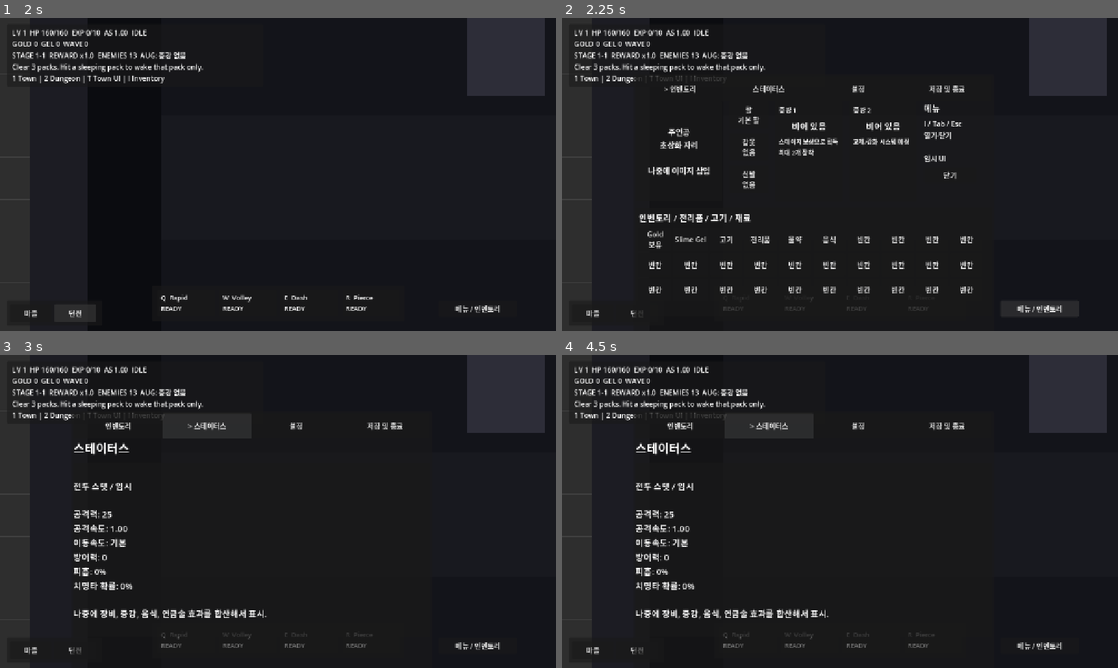
Above: before the commit, frames 1-4 (two rows, left to right).
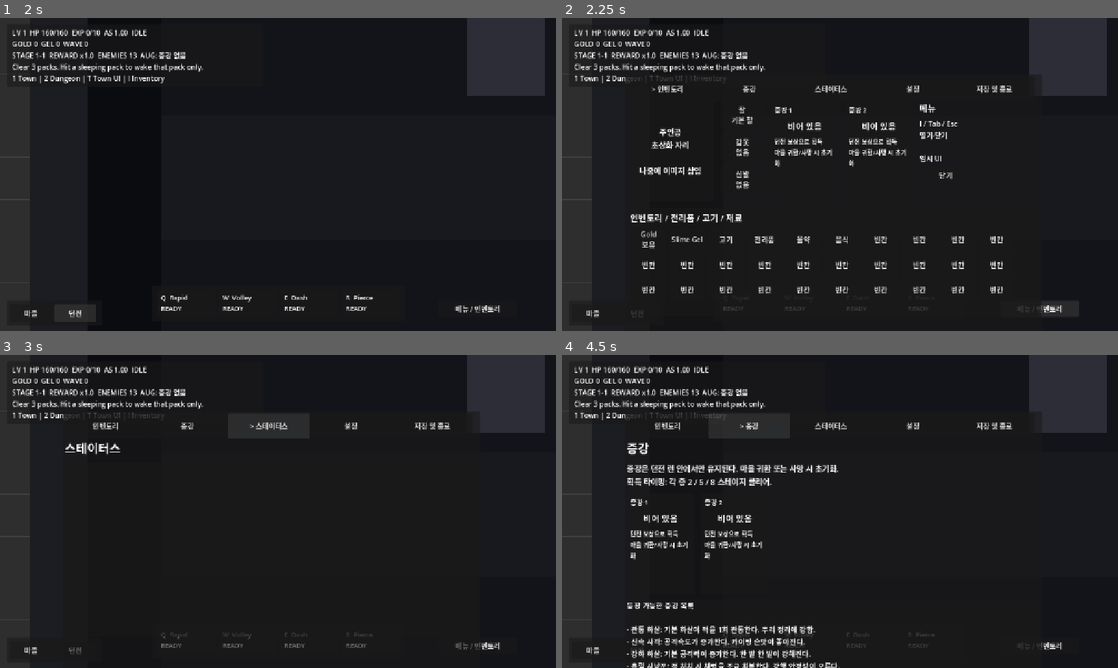
Above: after the commit, the same moments.

Repository: danyoon0760/last-archer
Game: Godot game, scene res://scenes/Main.tscn
Two runs of this game, one before a commit and one after it. Both use one fixed random seed, a clock stepped at 60 frames per second and the inputs below.
Inputs (mouse positions are in pixels of both pictures, inside the frame that each line leads up to):
- Up to frame 1 (2 s): click "마을" at 0.5 s; click "던전" at 1.25 s
- Up to frame 2 (2.25 s): click "메뉴 / 인벤토리" at 2 s
- Up to frame 3 (3 s): click "스테이터스" at 2.75 s
- Up to frame 4 (4.5 s): click "인벤토리" at 3.5 s; click (751, 426) at 4.25 s, where only the run after the commit has a clickable "증강"

Frame 1 is identical in both runs. In frame 2, 5.4% of the frame differs, in the area x 11-87%, y 18-96%; in frame 3, 2.5%; in frame 4, 6.2%, in the area x 11-87%, y 18-100%.
Error in both runs: Invalid call. Nonexistent 'float' constructor. (res://scripts/augment_manager.gd:195)

Commit message:
Add separate augment tab and live equipment status display

Diff:
--- a/scripts/inventory_overlay.gd
+++ b/scripts/inventory_overlay.gd
@@ -8,11 +8,11 @@
 var player: Node
 var game_manager: Node
 var stage_run_manager: Node
+var equipment_manager: Node
+var augment_manager: Node
 
 func _ready() -> void:
-	player = get_tree().get_first_node_in_group("player")
-	game_manager = get_tree().get_first_node_in_group("game_manager")
-	stage_run_manager = get_tree().get_first_node_in_group("stage_run_manager")
+	refresh_refs()
 	build_ui()
 	set_panel_visible(false)
 
@@ -20,6 +20,13 @@
 	if event is InputEventKey and event.pressed and not event.echo:
 		if event.keycode == KEY_I or event.keycode == KEY_TAB or event.keycode == KEY_ESCAPE:
 			set_panel_visible(not panel.visible)
+
+func refresh_refs() -> void:
+	player = get_tree().get_first_node_in_group("player")
+	game_manager = get_tree().get_first_node_in_group("game_manager")
+	stage_run_manager = get_tree().get_first_node_in_group("stage_run_manager")
+	equipment_manager = get_tree().get_first_node_in_group("equipment_manager")
+	augment_manager = get_tree().get_first_node_in_group("augment_manager")
 
 func build_ui() -> void:
 	open_button = Button.new()
@@ -30,8 +37,8 @@
 	add_child(open_button)
 
 	panel = PanelContainer.new()
-	panel.position = Vector2(165, 130)
-	panel.custom_minimum_size = Vector2(830, 620)
+	panel.position = Vector2(145, 130)
+	panel.custom_minimum_size = Vector2(960, 620)
 	add_child(panel)
 
 	var outer_margin := MarginContainer.new()
@@ -48,7 +55,7 @@
 	build_tabs(main_column)
 
 	tab_content = VBoxContainer.new()
-	tab_content.custom_minimum_size = Vector2(810, 520)
+	tab_content.custom_minimum_size = Vector2(940, 520)
 	tab_content.add_theme_constant_override("separation", 14)
 	main_column.add_child(tab_content)
 
@@ -60,6 +67,7 @@
 	parent.add_child(row)
 
 	add_tab_button(row, "inventory", "인벤토리")
+	add_tab_button(row, "augment", "증강")
 	add_tab_button(row, "status", "스테이터스")
 	add_tab_button(row, "settings", "설정")
 	add_tab_button(row, "save", "저장 및 종료")
@@ -67,7 +75,7 @@
 func add_tab_button(parent: Control, tab_id: String, text: String) -> void:
 	var button := Button.new()
 	button.text = text
-	button.custom_minimum_size = Vector2(205, 58)
+	button.custom_minimum_size = Vector2(188, 58)
 	button.pressed.connect(_on_tab_pressed.bind(tab_id))
 	parent.add_child(button)
 	tab_buttons[tab_id] = button
@@ -77,12 +85,15 @@
 		child.queue_free()
 
 func show_tab(tab_id: String) -> void:
+	refresh_refs()
 	current_tab = tab_id
 	clear_tab_content()
 	update_tab_button_texts()
 	match tab_id:
 		"inventory":
 			build_inventory_tab()
+		"augment":
+			build_augment_tab()
 		"status":
 			build_status_tab()
 		"settings":
@@ -93,6 +104,7 @@
 func update_tab_button_texts() -> void:
 	var labels := {
 		"inventory": "인벤토리",
+		"augment": "증강",
 		"status": "스테이터스",
 		"settings": "설정",
 		"save": "저장 및 종료"
@@ -100,9 +112,9 @@
 	for key in tab_buttons.keys():
 		var button: Button = tab_buttons[key]
 		if key == current_tab:
-			button.text = "> " + labels[key]
+			button.text = "> " + str(labels[key])
 		else:
-			button.text = labels[key]
+			button.text = str(labels[key])
 
 func build_inventory_tab() -> void:
 	var top_row := HBoxContainer.new()
@@ -111,10 +123,8 @@
 
 	build_portrait_block(top_row)
 	build_equipment_block(top_row)
-	build_augment_card(top_row, "증강 1", "비어 있음", "스테이지 보상으로 획득\n최대 2개 장착")
-	build_augment_card(top_row, "증강 2", "비어 있음", "교체/강화 시스템 예정")
+	build_augment_summary_cards(top_row)
 	build_info_block(top_row)
-
 	build_inventory_grid(tab_content)
 
 func build_portrait_block(parent: Control) -> void:
@@ -134,16 +144,32 @@
 	column.add_theme_constant_override("separation", 12)
 	parent.add_child(column)
 
-	build_equipment_slot(column, "활", "기본 활")
+	var bow_name: String = "기본 활"
+	if equipment_manager != null and equipment_manager.has_method("get_equipped_bow_name"):
+		bow_name = str(equipment_manager.call("get_equipped_bow_name"))
+	build_equipment_slot(column, "활", bow_name)
 	build_equipment_slot(column, "갑옷", "없음")
 	build_equipment_slot(column, "신발", "없음")
 
 func build_equipment_slot(parent: Control, title: String, value: String) -> void:
 	var button := Button.new()
 	button.text = title + "\n" + value
-	button.custom_minimum_size = Vector2(90, 62)
+	button.custom_minimum_size = Vector2(100, 62)
 	button.pressed.connect(_on_placeholder_pressed.bind(title + " 슬롯. 나중에 장비 장착/교체 UI 연결."))
 	parent.add_child(button)
+
+func build_augment_summary_cards(parent: Control) -> void:
+	var active: Array = []
+	if augment_manager != null:
+		active = augment_manager.get("active_augments")
+	for i in range(2):
+		var id: String = ""
+		if i < active.size():
+			id = str(active[i])
+		if id == "":
+			build_augment_card(parent, "증강 " + str(i + 1), "비어 있음", "던전 보상으로 획득\n마을 귀환/사망 시 초기화")
+		else:
+			build_augment_card(parent, "증강 " + str(i + 1), get_augment_name_safe(id), get_augment_desc_safe(id))
 
 func build_augment_card(parent: Control, title: String, name_text: String, desc_text: String) -> void:
 	var card := PanelContainer.new()
@@ -202,7 +228,7 @@
 
 func build_inventory_grid(parent: Control) -> void:
 	var grid_panel := PanelContainer.new()
-	grid_panel.custom_minimum_size = Vector2(800, 250)
+	grid_panel.custom_minimum_size = Vector2(920, 250)
 	parent.add_child(grid_panel)
 
 	var margin := MarginContainer.new()
@@ -229,11 +255,58 @@
 
 	for i in range(30):
 		var slot := Button.new()
-		slot.custom_minimum_size = Vector2(74, 52)
+		slot.custom_minimum_size = Vector2(84, 52)
 		slot.text = get_slot_text(i)
 		slot.pressed.connect(_on_placeholder_pressed.bind("인벤토리 슬롯 " + str(i + 1) + ". 나중에 아이템 상세/사용/판매 연결."))
 		grid.add_child(slot)
 
+func build_augment_tab() -> void:
+	var title := Label.new()
+	title.text = "증강"
+	title.add_theme_font_size_override("font_size", 28)
+	tab_content.add_child(title)
+
+	var info := Label.new()
+	info.text = "증강은 던전 런 안에서만 유지된다. 마을 귀환 또는 사망 시 초기화.\n획득 타이밍: 각 층 2 / 5 / 8 스테이지 클리어."
+	info.autowrap_mode = TextServer.AUTOWRAP_WORD_SMART
+	info.add_theme_font_size_override("font_size", 18)
+	tab_content.add_child(info)
+
+	var row := HBoxContainer.new()
+	row.add_theme_constant_override("separation", 16)
+	tab_content.add_child(row)
+	build_augment_summary_cards(row)
+
+	var list_panel := PanelContainer.new()
+	list_panel.custom_minimum_size = Vector2(920, 220)
+	tab_content.add_child(list_panel)
+
+	var list_label := Label.new()
+	list_label.autowrap_mode = TextServer.AUTOWRAP_WORD_SMART
+	list_label.add_theme_font_size_override("font_size", 17)
+	list_label.text = get_all_augment_text()
+	list_panel.add_child(list_label)
+
+func get_all_augment_text() -> String:
+	if augment_manager == null:
+		return "AugmentManager 없음."
+	var data: Dictionary = augment_manager.get("augment_data")
+	var text := "등장 가능한 증강 목록\n\n"
+	for id in data.keys():
+		var key := str(id)
+		text += "- " + get_augment_name_safe(key) + ": " + get_augment_desc_safe(key) + "\n"
+	return text
+
+func get_augment_name_safe(id: String) -> String:
+	if augment_manager != null and augment_manager.has_method("get_augment_name"):
+		return str(augment_manager.call("get_augment_name", id))
+	return id
+
+func get_augment_desc_safe(id: String) -> String:
+	if augment_manager != null and augment_manager.has_method("get_augment_desc"):
+		return str(augment_manager.call("get_augment_desc", id))
+	return ""
+
 func build_status_tab() -> void:
 	var title := Label.new()
 	title.text = "스테이터스"
@@ -241,7 +314,7 @@
 	tab_content.add_child(title)
 
 	var status_panel := PanelContainer.new()
-	status_panel.custom_minimum_size = Vector2(780, 400)
+	status_panel.custom_minimum_size = Vector2(920, 400)
 	tab_content.add_child(status_panel)
 
 	var label := Label.new()
@@ -250,14 +323,32 @@
 	status_panel.add_child(label)
 
 func get_status_text() -> String:
-	var text := "전투 스탯 / 임시\n\n"
-	text += "공격력: 25\n"
-	text += "공격속도: 1.00\n"
-	text += "이동속도: 기본\n"
+	refresh_refs()
+	var damage: int = 0
+	var attack_speed: float = 0.0
+	var move_speed: float = 0.0
+	var dodge_cd: float = 0.0
+	if player != null:
+		damage = roundi(float(player.get("basic_attack_damage")))
+		attack_speed = float(player.get("attack_speed"))
+		move_speed = float(player.get("move_speed"))
+		dodge_cd = float(player.get("dodge_cooldown"))
+	var equipment_text := "장비 없음"
+	if equipment_manager != null and equipment_manager.has_method("get_equipment_summary"):
+		equipment_text = str(equipment_manager.call("get_equipment_summary"))
+	var augment_text := "증강 없음"
+	if augment_manager != null and augment_manager.has_method("get_active_summary"):
+		augment_text = str(augment_manager.call("get_active_summary"))
+	var text := "전투 스탯\n\n"
+	text += "공격력: " + str(damage) + "\n"
+	text += "공격속도: " + str(snappedf(attack_speed, 0.01)) + "\n"
+	text += "이동속도: " + str(roundi(move_speed)) + "\n"
+	text += "대시 쿨타임: " + str(snappedf(dodge_cd, 0.01)) + "\n"
 	text += "방어력: 0\n"
 	text += "피흡: 0%\n"
 	text += "치명타 확률: 0%\n\n"
-	text += "나중에 장비, 증강, 음식, 연금술 효과를 합산해서 표시."
+	text += equipment_text + "\n"
+	text += "증강: " + augment_text
 	return text
 
 func build_settings_tab() -> void:
@@ -267,7 +358,7 @@
 	tab_content.add_child(title)
 
 	var panel_box := PanelContainer.new()
-	panel_box.custom_minimum_size = Vector2(780, 400)
+	panel_box.custom_minimum_size = Vector2(920, 400)
 	tab_content.add_child(panel_box)
 
 	var column := VBoxContainer.new()
@@ -296,7 +387,7 @@
 	tab_content.add_child(title)
 
 	var panel_box := PanelContainer.new()
-	panel_box.custom_minimum_size = Vector2(780, 400)
+	panel_box.custom_minimum_size = Vector2(920, 400)
 	tab_content.add_child(panel_box)
 
 	var column := VBoxContainer.new()
@@ -341,6 +432,8 @@
 func set_panel_visible(value: bool) -> void:
 	if panel != null:
 		panel.visible = value
+		if value:
+			show_tab(current_tab)
 
 func _on_open_button_pressed() -> void:
 	set_panel_visible(not panel.visible)
